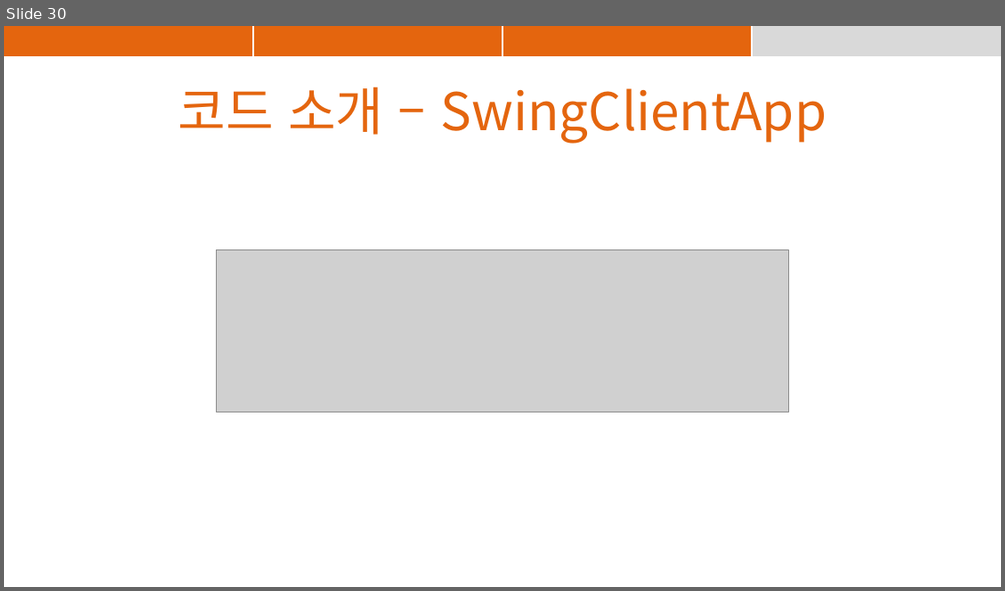
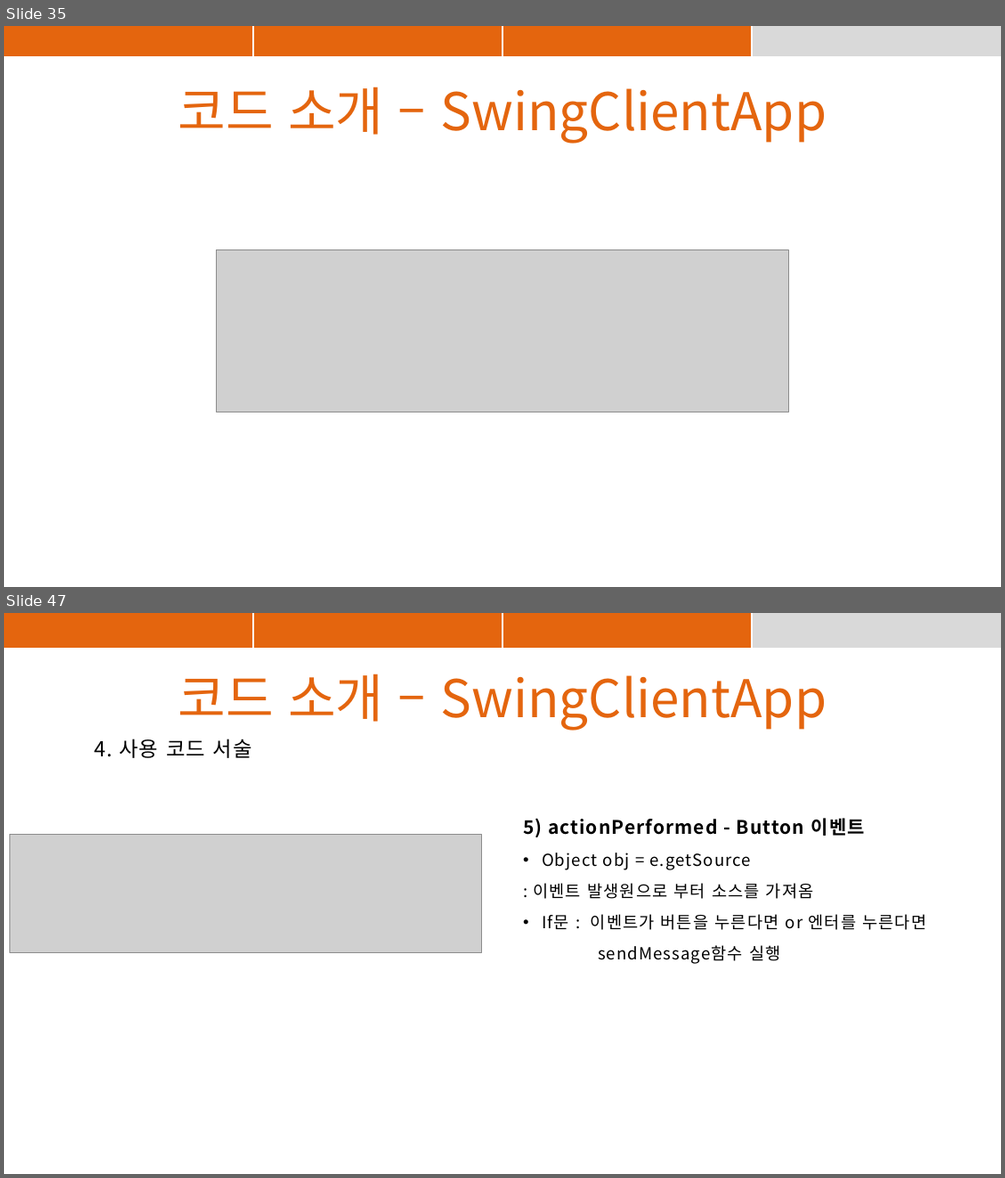
Before and after one commit to suyons/strangechat, a slide deck: StrangeChat_PPT.pptx. Shown one above the other, each under a label of ours: slide 30 before the commit, slides 35 and 47 after it; the slides between them are not shown. The pictures are 1005x591 and 1005x1178 pixels, drawn with LibreOffice and Linux fonts; fonts in the diff are those of the drawing; grey boxes stand for pictures. Boxes give left, top, right and bottom in pixels: in the first picture for what was removed or moved away, otherwise in the second. Text is boxed around its words. In the diff, an @@ line names an element or a change of style, - is before the commit and + after.

```diff
--- a/StrangeChat_PPT.pptx
+++ b/StrangeChat_PPT.pptx
@@ slide 47 added at box(4, 613, 1001, 1174), background #FFFFFF @@
@@ table added at box(4, 613, 1000, 643), 1 rows, 4 columns @@
+ |  |  | 
@@ text added at box(178, 674, 827, 730), 50 pt, text #E4650E @@
+코드 소개 – SwingClientApp
@@ text added at box(94, 738, 252, 758), 20 pt, text #000000 @@
+4. 사용 코드 서술
@@ text added at box(523, 818, 927, 964), 16 pt, text #000000 @@
+5) actionPerformed - Button 이벤트
+• Object obj = e.getSource
+: 이벤트 발생원으로 부터 소스를 가져옴
+• If문 : 이벤트가 버튼을 누른다면 or 엔터를 누른다면
+sendMessage함수 실행
@@ picture added at box(9, 835, 481, 952) @@
@@ what was slide 30 is now slide 35 @@
```
Also in this commit, not shown: 35 other slides added, 1 other file.
